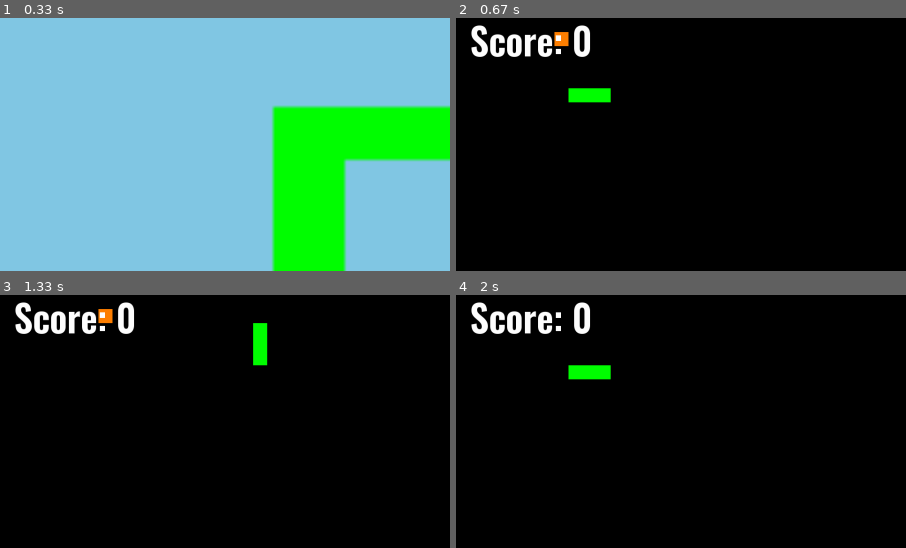
Above: before the commit, frames 1-4 (two rows, left to right).
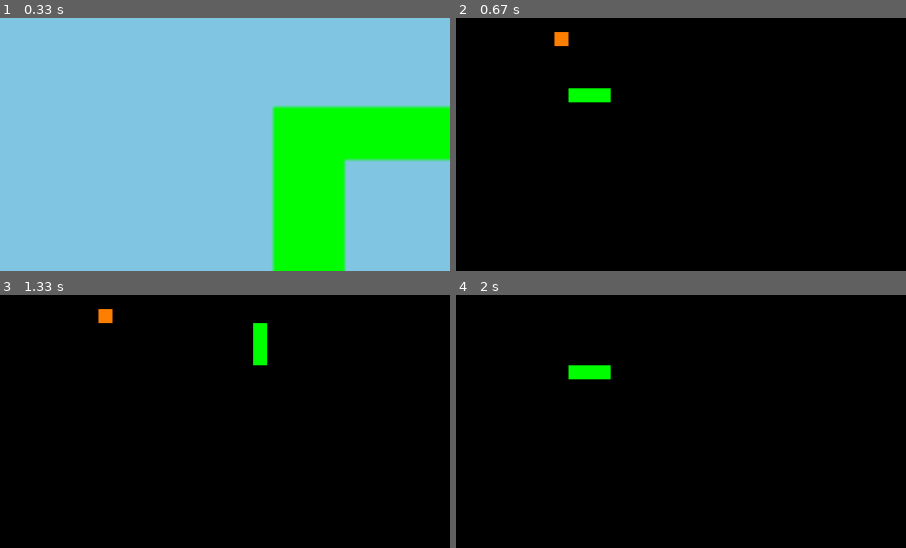
Above: after the commit, the same moments.

Repository: hutgib2/games_site
Game: pygame game, started from games/snake/src/main.py
The game is run twice, just before and just after one commit, with the same random seed, the same clock (stepped at 60 frames per second) and the same inputs.
Inputs:
- Up to frame 1 (0.33 s): no input
- Up to frame 2 (0.67 s): tap Enter at 0.33 s
- Up to frame 3 (1.33 s): hold W from 1.17 s (still down)
- Up to frame 4 (2 s): release W at 1.63 s; tap Enter at 1.67 s
The pictures show only the part of the screen within x 0-50%, y 0-50%; the shares and areas given below are measured in that part.

Frame 1 is identical in both runs. In frame 2, 1.6% of the frame differs, in the area x 3-30%, y 2-16%; in frame 3, 1.6%; in frame 4, 1.6%.

Commit message:
Quicksave.

Diff:
--- a/games/snake/src/game/snake.py
+++ b/games/snake/src/game/snake.py
@@ -35,8 +35,8 @@
         self.powerup = None
         self.powerup_pos = None
         self.powerup_list = [
-            # 'shrink',
-            # 'multiplier',
+            'shrink',
+            'multiplier',
             'bounce'
         ]
         self.powerup_color_map = {
@@ -46,7 +46,7 @@
         }
         self.powerup_spawn_timer = Timer(5 * 1000, self.spawn_powerup, repeat=True, autostart=True)
         self.can_bounce = False
-        self.multiplier_timer = None
+        self.powerup_timer = None
         self.score_multiplier = 1
         self.powerup_notifier = Notifier(
             pos=(WINDOW_WIDTH / 1.1, WINDOW_HEIGHT / 24),
@@ -71,22 +71,39 @@
             self.snake.pop()
         elif self.powerup == 'multiplier':
             self.score_multiplier = 2
-            self.multiplier_timer = Timer(10 * 1000, self.reset_multiplier, autostart=True)
         elif self.powerup == 'bounce':
             self.can_bounce = True
 
-    def reset_multiplier(self):
-        self.score_multiplier = 1
-        self.multiplier_timer = None
+        self.powerup_timer = Timer(10 * 1000, self.deactivate_powerup, autostart=True)
+
+    # instead of calling a new function in each timer, we can have one deactivate_powerup()
+    def deactivate_powerup(self):
+        if self.powerup == 'bounce':
+            self.can_bounce = False
+        elif self.powerup == 'multiplier':
+            self.score_multiplier = 1
+        self.powerup_timer = None
 
     # lets do a random direction
     def bounce(self):
-        print(self.direction)
         if self.direction == (-1, 0) or self.direction == (1, 0):
             self.direction = choice([(0, -1), (0, 1)])
         elif self.direction == (0, 1) or self.direction == (0, -1):
             self.direction = choice([(1, 0), (-1, 0)])
-        print(self.direction)
+        self.move_head()
+
+    def move_head(self):
+        head_row, head_col = self.snake[0]
+        d_row, d_col = self.direction
+        self.new_head = (head_row+d_row, head_col+d_col)
+
+    def draw_game(self):
+        screen.fill((0,0,0))
+        for row, col in self.snake:
+            pygame.draw.rect(screen, (0, 255, 0),(col*CELL_SIZE, row*CELL_SIZE, CELL_SIZE, CELL_SIZE))
+        pygame.draw.rect(screen, (255, 128, 0), (self.food[1]*CELL_SIZE, self.food[0]*CELL_SIZE, CELL_SIZE, CELL_SIZE))
+        if self.powerup_pos:
+            pygame.draw.rect(screen, self.powerup_color_map[self.powerup], (self.powerup_pos[1]*CELL_SIZE, self.powerup_pos[0]*CELL_SIZE, CELL_SIZE, CELL_SIZE))
 
     async def run(self):
         while self.running:
@@ -104,9 +121,7 @@
                     if event.key == pygame.K_d and self.direction != (0, -1):
                         self.direction = (0, 1)
 
-            head_row, head_col = self.snake[0]
-            d_row, d_col = self.direction
-            self.new_head = (head_row+d_row, head_col+d_col)
+            self.move_head()
             if self.new_head == self.food:
                 self.food = (randint(1, ROWS-2), randint(1, COLS-2))
                 self.score += self.score_multiplier
@@ -119,30 +134,21 @@
 
             # wall_collision
             if not (0 <= self.new_head[0] < ROWS and 0 <= self.new_head[1] < COLS):
-                if not self.can_bounce:
-                    self.running = False
-                else:
-                    self.bounce()
-                    d_row, d_col = self.direction
-                    self.new_head = (head_row + d_row, head_col + d_col)
+                self.running = False if not self.can_bounce else self.bounce()
+
             # snake collision
             elif self.new_head in self.snake:
                 self.running = False
+
             self.snake.insert(0, self.new_head)
-
-            screen.fill((0,0,0))
-            for row, col in self.snake:
-                pygame.draw.rect(screen, (0, 255, 0),
-                (col*CELL_SIZE, row*CELL_SIZE, CELL_SIZE, CELL_SIZE))
-            pygame.draw.rect(screen, (255, 128, 0), (self.food[1]*CELL_SIZE, self.food[0]*CELL_SIZE, CELL_SIZE, CELL_SIZE))
-            if self.powerup_pos:
-                pygame.draw.rect(screen, self.powerup_color_map[self.powerup], (self.powerup_pos[1]*CELL_SIZE, self.powerup_pos[0]*CELL_SIZE, CELL_SIZE, CELL_SIZE))
 
             self.score_text = TextSprite(f'Score: {self.score}', (WINDOW_WIDTH / 12, WINDOW_HEIGHT / 24), (255, 255, 255), WINDOW_WIDTH / 24, ())
             self.score_text.update()
             self.powerup_spawn_timer.update()
             self.powerup_notifier.update()
-            if self.multiplier_timer:
-                self.multiplier_timer.update()
+            if self.powerup_timer:
+                self.powerup_timer.update()
+
+            self.draw_game()
             pygame.display.update()
         return self.score
